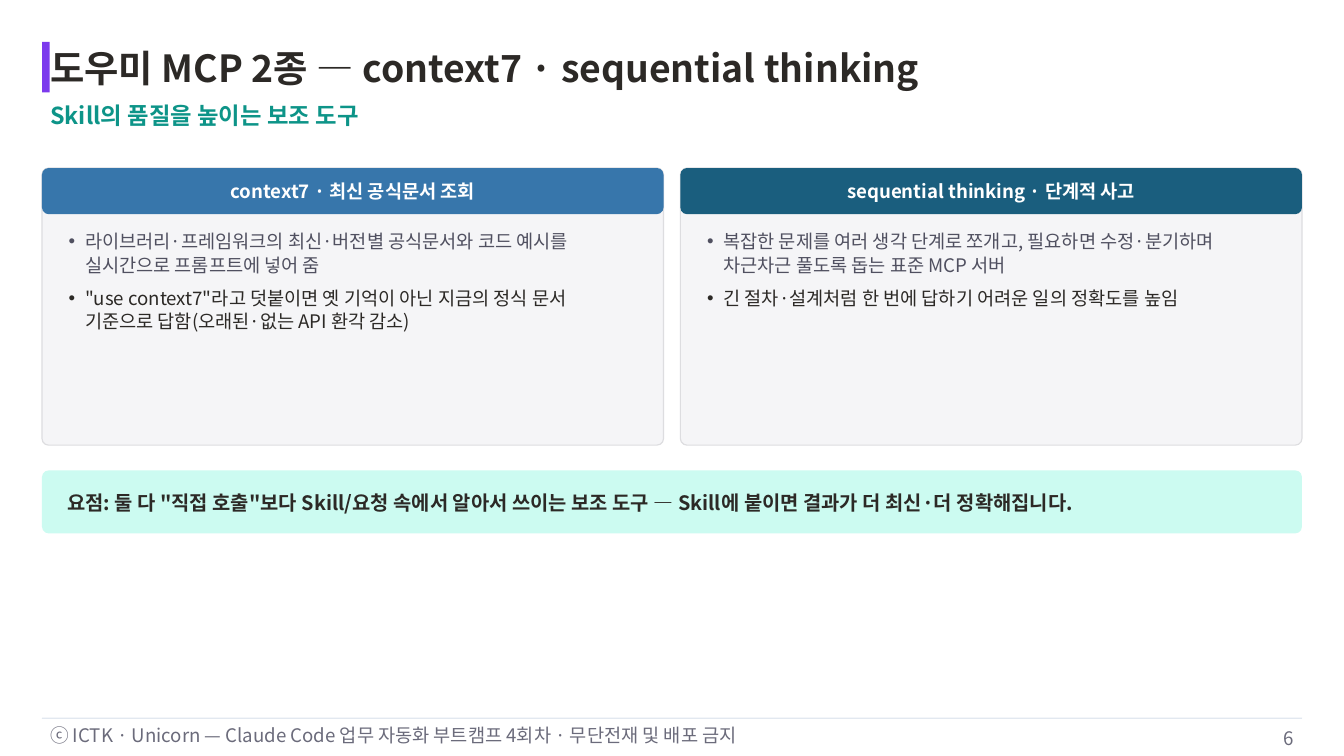
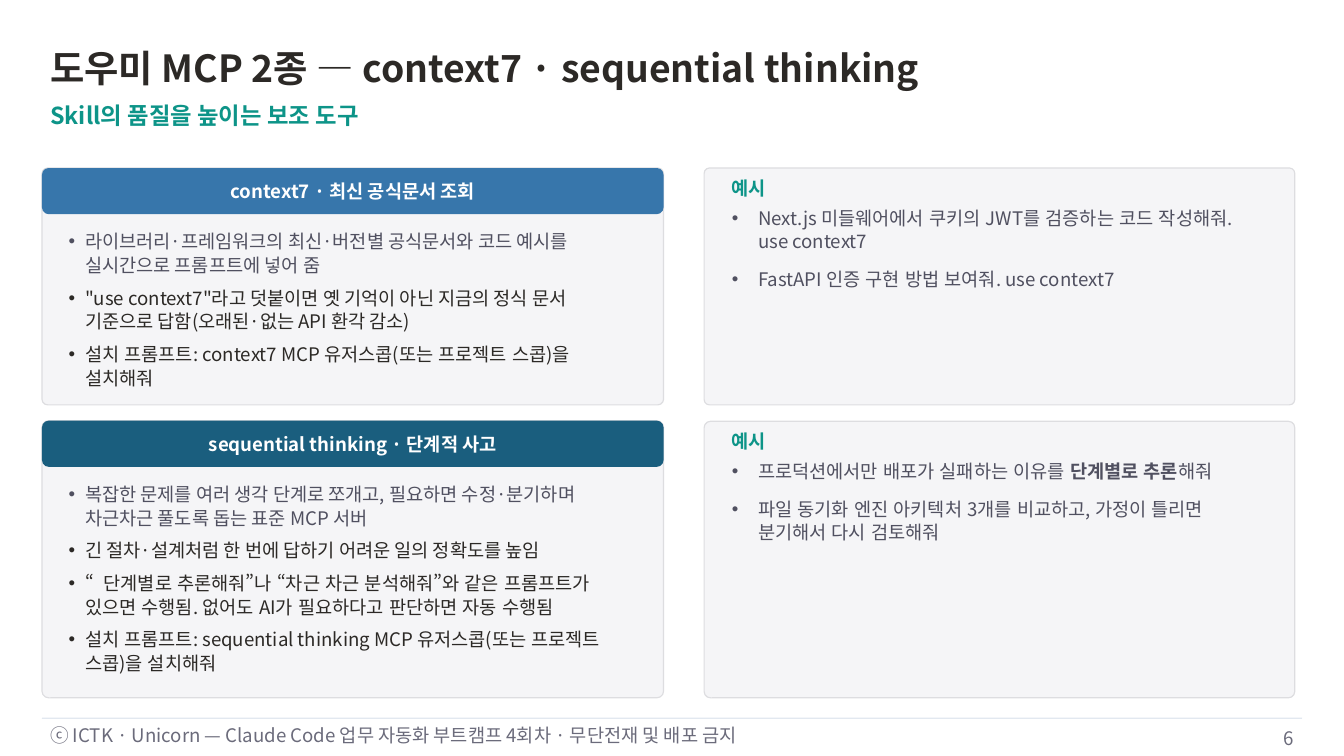
Before and after one commit to unicorn-campus/ai-automation, a slide deck: slide 6 of decks/04-skill-advanced-mcp/4회차-Skill심화-웹MCP-MCP개발.pptx. Drawn at 1344x756 pixels with LibreOffice and Linux fonts; fonts in the diff are those of the drawing. Boxes give left, top, right and bottom in pixels: in the first picture for what was removed or moved away, otherwise in the second. Text is boxed around its words. In the diff, an @@ line names an element or a change of style, - is before the commit and + after.

```diff
--- a/decks/04-skill-advanced-mcp/4회차-Skill심화-웹MCP-MCP개발.pptx
+++ b/decks/04-skill-advanced-mcp/4회차-Skill심화-웹MCP-MCP개발.pptx
@@ rectangle removed at (x1=42, y1=42, x2=50, y2=92) @@
@@ rounded rectangle resized from (x1=42, y1=168, x2=664, y2=445) to (x1=42, y1=168, x2=664, y2=405) @@
@@ rounded rectangle added at (x1=704, y1=168, x2=1294, y2=405), fill #F5F5F7, outline #DDDDE0 1 pt @@
@@ text added at (x1=732, y1=179, x2=766, y2=197), 16 pt, text #0D9488, bold @@
+예시
@@ text added at (x1=758, y1=209, x2=1233, y2=288), 16 pt, text #505060 @@
+• Next.js 미들웨어에서 쿠키의 JWT를 검증하는 코드 작성해줘. use context7
+• FastAPI 인증 구현 방법 보여줘. use context7
@@ text at (x1=85, y1=345, x2=570, y2=387): paragraph added @@
+• 설치 프롬프트: context7 MCP 유저스콥(또는 프로젝트 스콥)을 설치해줘
@@ rounded rectangle added at (x1=704, y1=422, x2=1294, y2=698), fill #F5F5F7, outline #DDDDE0 1 pt @@
@@ text added at (x1=732, y1=432, x2=766, y2=450), 16 pt, text #0D9488, bold @@
+예시
@@ rounded rectangle removed at (x1=42, y1=470, x2=1302, y2=533) @@
@@ 2 texts, 2 rounded rectangles moved together from (x1=680, y1=168, x2=1302, y2=445) to (x1=42, y1=421, x2=664, y2=698) @@
@@ text added at (x1=758, y1=462, x2=1213, y2=541), 16 pt, text #505060 @@
+• 프로덕션에서만 배포가 실패하는 이유를 단계별로 추론해줘
+• 파일 동기화 엔진 아키텍처 3개를 비교하고, 가정이 틀리면 분기해서 다시 검토해줘
@@ text removed at (x1=67, y1=493, x2=1073, y2=514) @@
-요점: 둘 다 "직접 호출"보다 Skill/요청 속에서 알아서 쓰이는 보조 도구 — Skill에 붙이면 결과가 더 최신·더 정확해집니다.
@@ text at (x1=85, y1=573, x2=600, y2=674): paragraphs added @@
+• “단계별로 추론해줘”나 “차근 차근 분석해줘”와 같은 프롬프트가 있으면 수행됨. 없어도 AI가 필요하다고 판단하면 자동 수행됨
+• 설치 프롬프트: sequential thinking MCP 유저스콥(또는 프로젝트 스콥)을 설치해줘
```
Also in this commit, not shown: 9 other slides changed, 6 slides added, 1 slide removed, 20 other files.
